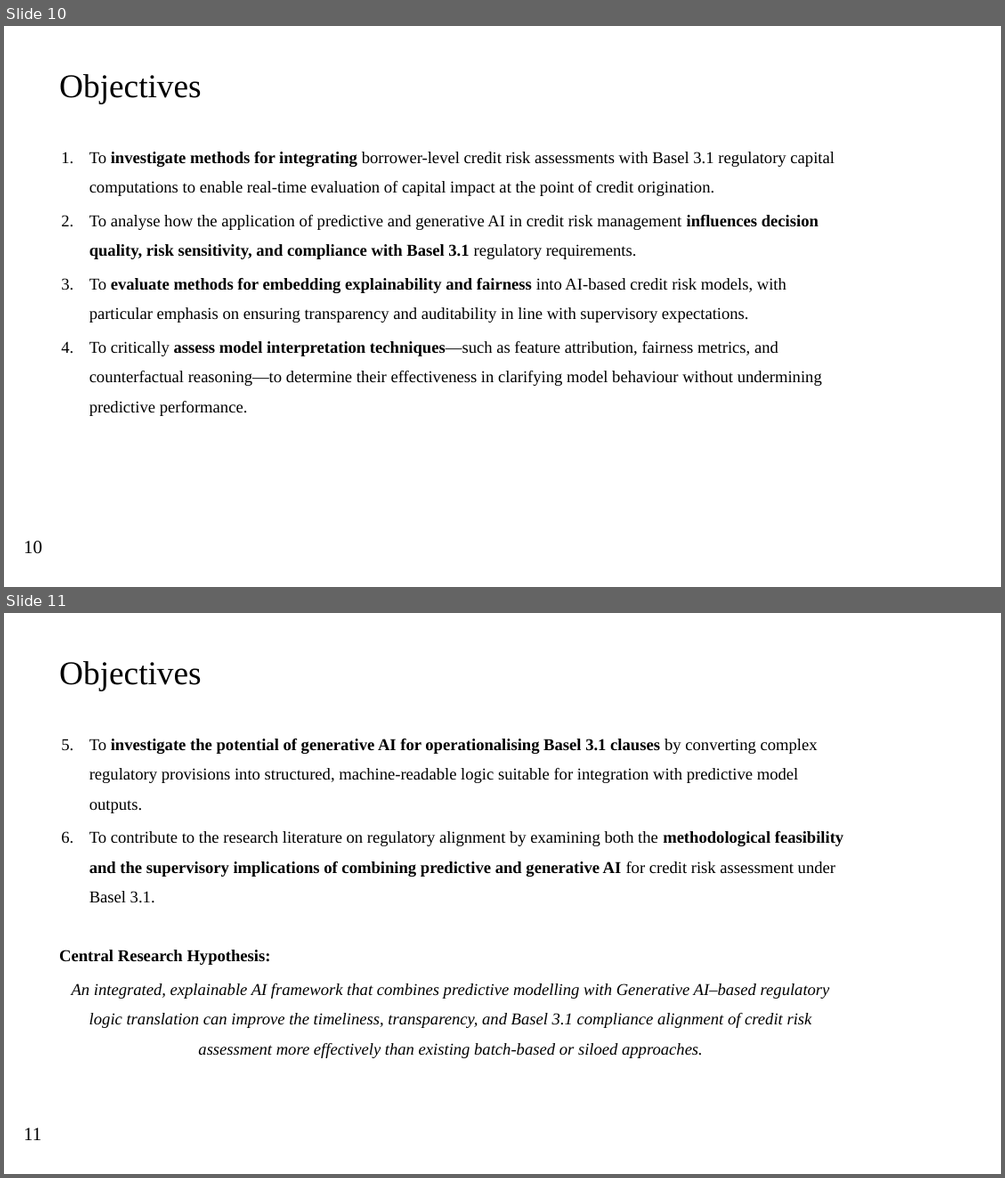
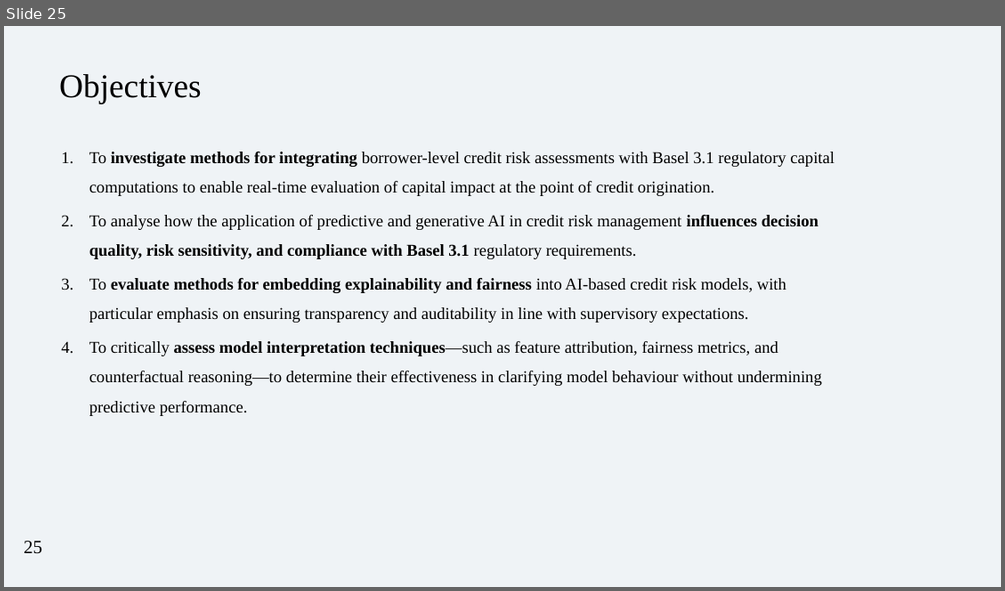
Before and after one commit to Phd-Artifacts-RJ/Conf_paper_presentation, a slide deck: AIML_Ravi_conf_draft_v01.pptx. Shown one above the other, each under a label of ours: slides 10 and 11 before the commit, slide 25 after it. The pictures are 1005x1178 and 1005x591 pixels, drawn with LibreOffice and Linux fonts; fonts in the diff are those of the drawing; background and template pictures are left out. Boxes give left, top, right and bottom in pixels: in the first picture for what was removed or moved away, otherwise in the second. Text is boxed around its words. In the diff, an @@ line names an element or a change of style, - is before the commit and + after.

```diff
--- a/AIML_Ravi_conf_draft_v01.pptx
+++ b/AIML_Ravi_conf_draft_v01.pptx
@@ slide 11 removed at bbox=[4, 613, 1001, 1174], background #FFFFFF @@
@@ text removed at bbox=[59, 661, 202, 691] @@
-Objectives
@@ text removed at bbox=[89, 738, 843, 903] @@
-5. To investigate the potential of generative AI for operationalising Basel 3.1 clauses by converting complex regulatory provisions into structured, machine-readable logic suitable for integration with predictive model outputs.
-6. To contribute to the research literature on regulatory alignment by examining both the methodological feasibility and the supervisory implications of combining predictive and generative AI for credit risk assessment under Basel 3.1.
@@ text removed at bbox=[59, 949, 830, 1058] @@
-Central Research Hypothesis:
-An integrated, explainable AI framework that combines predictive modelling with Generative AI–based regulatory logic translation can improve the timeliness, transparency, and Basel 3.1 compliance alignment of credit risk assessment more effectively than existing batch-based or siloed approaches.
@@ page number removed at bbox=[24, 1127, 41, 1140] @@
-11
@@ what was slide 10 is now slide 25 @@
@@ slide 25 changed as well @@
@@ background #FFFFFF to #EFF3F6 @@
@@ page number at bbox=[24, 540, 42, 554]: text changed @@
-10
+25
```
Also in this commit, not shown: 25 other slides changed, 16 slides added, 2 other slides removed, 1 other file.
